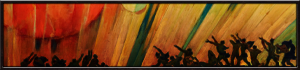
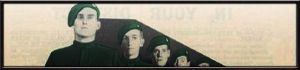
Before/after of a 300px x 70px layered artwork. What changed in the layer stack:
painted on "Layer 4" over [3, 3, 297, 67]
